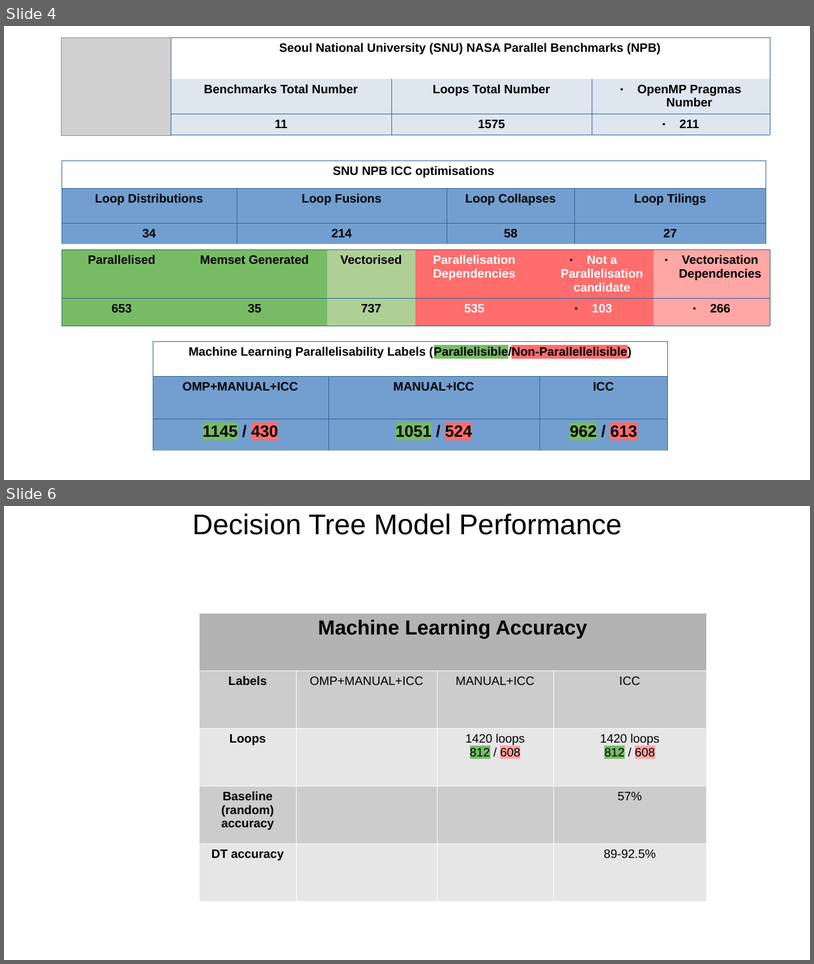
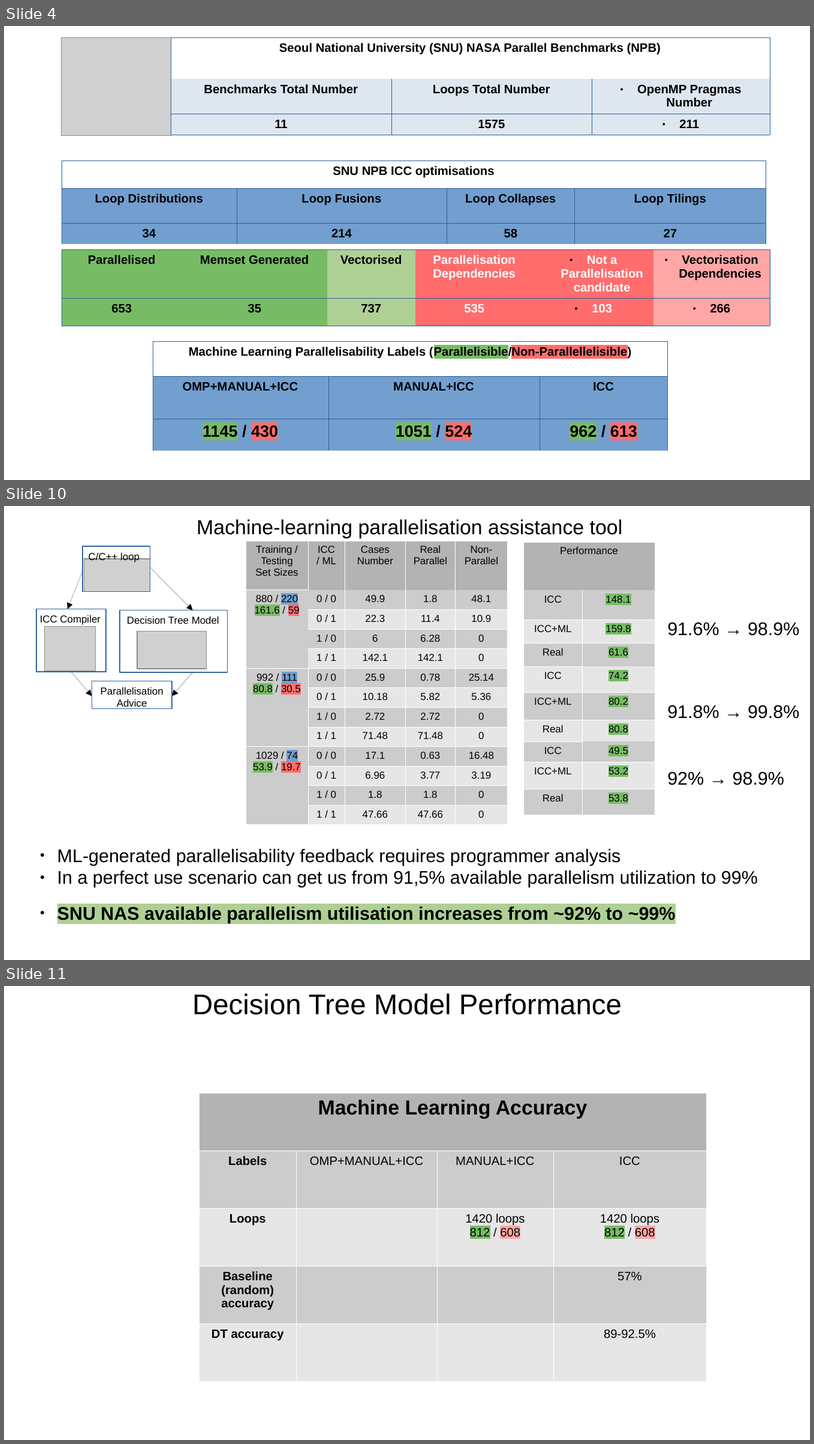
Before and after one commit to harel-coffee/PParMetrics-auto, a slide deck: PPar_lunch_talk/Learning_Loop_Parallelisability.odp. Shown one above the other, each under a label of ours: slides 4 and 6 before the commit, slides 4, 10 and 11 after it; the slides between them are not shown. The pictures are 814x964 and 814x1444 pixels, drawn with LibreOffice and Linux fonts; fonts in the diff are those of the drawing; grey boxes stand for pictures. Boxes give left, top, right and bottom in pixels: in the first picture for what was removed or moved away, otherwise in the second. Text is boxed around its words. In the diff, an @@ line names an element or a change of style, - is before the commit and + after.

Commit message:
[!] Presentation updated [!] New manual loop nonparallelisability reason classifications in ml.xls table

```diff
--- a/PPar_lunch_talk/Learning_Loop_Parallelisability.odp
+++ b/PPar_lunch_talk/Learning_Loop_Parallelisability.odp
@@ slide 10 added at bbox=[4, 506, 810, 960], background #FFFFFF @@
@@ title added at bbox=[197, 519, 623, 538], 20 pt, text #000000 @@
+Machine-learning parallelisation assistance tool
@@ table added at bbox=[246, 540, 507, 820], 13 rows, 5 columns @@
+Training / Testing / Set Sizes | ICC / ML | Cases Number | Real / Parallel | Non-Parallel
+880 / 220 / 161.6 / 59 | 0 / 0 | 49.9 | 1.8 | 48.1
+ | 0 / 1 | 22.3 | 11.4 | 10.9
+ | 1 / 0 | 6 | 6.28 | 0
+ | 1 / 1 | 142.1 | 142.1 | 0
+992 / 111 / 80.8 / 30.5 | 0 / 0 | 25.9 | 0.78 | 25.14
+ | 0 / 1 | 10.18 | 5.82 | 5.36
+ | 1 / 0 | 2.72 | 2.72 | 0
+ | 1 / 1 | 71.48 | 71.48 | 0
+1029 / 74 / 53.9 / 19.7 | 0 / 0 | 17.1 | 0.63 | 16.48
+ | 0 / 1 | 6.96 | 3.77 | 3.19
+ | 1 / 0 | 1.8 | 1.8 | 0
+ | 1 / 1 | 47.66 | 47.66 | 0
@@ rectangle added at bbox=[83, 546, 150, 592], outline #3465A4 0.99 pt @@
@@ picture added at bbox=[84, 559, 150, 592] @@
@@ text added at bbox=[89, 552, 140, 562], 10 pt, text #000000 @@
+C/C++ loop
@@ table added at bbox=[524, 542, 655, 815], 10 rows, 2 columns @@
+Performance | 
+ICC | 148.1
+ICC+ML | 159.8
+Real | 61.6
+ICC | 74.2
+ICC+ML | 80.2
+Real | 80.8
+ICC | 49.5
+ICC+ML | 53.2
+Real | 53.8
@@ arrow added from (83, 570) to (68, 609), #000000 0 pt @@
@@ arrow added from (150, 567) to (193, 610), #000000 0 pt @@
@@ rectangle added at bbox=[36, 609, 106, 672], outline #3465A4 0.99 pt @@
@@ rectangle added at bbox=[120, 610, 227, 672], outline #3465A4 0.99 pt @@
@@ text added at bbox=[40, 615, 101, 625], 10 pt, text #000000 @@
+ICC Compiler
@@ picture added at bbox=[45, 627, 95, 672] @@
@@ text added at bbox=[127, 616, 219, 624], 10 pt, text #000000 @@
+Decision Tree Model
@@ picture added at bbox=[137, 631, 207, 669] @@
@@ text added at bbox=[668, 622, 800, 636], 18 pt, text #000000 @@
+91.6% → 98.9%
@@ arrow added from (71, 672) to (92, 696), #000000 0 pt @@
@@ rectangle added at bbox=[92, 681, 171, 709], outline #3465A4 0.99 pt @@
@@ arrow added from (193, 672) to (173, 696), #000000 0 pt @@
@@ text added at bbox=[101, 687, 164, 709], 10 pt, text #000000 @@
+Parallelisation
+Advice
@@ text added at bbox=[668, 705, 800, 718], 18 pt, text #000000 @@
+91.8% → 99.8%
@@ text added at bbox=[668, 771, 785, 785], 18 pt, text #000000 @@
+92% → 98.9%
@@ text added at bbox=[57, 849, 758, 887], 18 pt, text #000000 @@
+● ML-generated parallelisability feedback requires programmer analysis
+● In a perfect use scenario can get us from 91,5% available parallelism utilization to 99%
@@ text added at bbox=[57, 906, 676, 923], 18 pt, text #000000, bold @@
+● SNU NAS available parallelism utilisation increases from ~92% to ~99%
@@ what was slide 6 is now slide 11 @@
```
Also in this commit, not shown: 3 slides changed, 4 other slides added, 7 other files.
